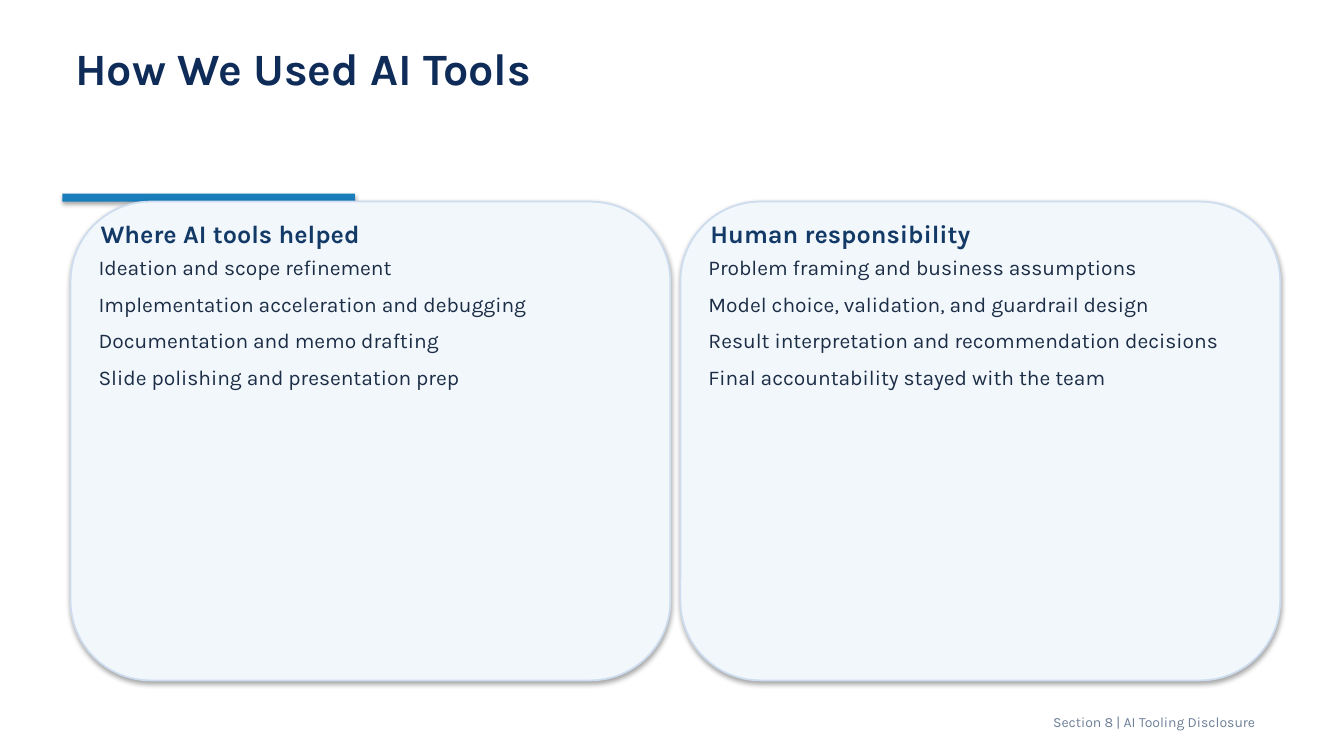
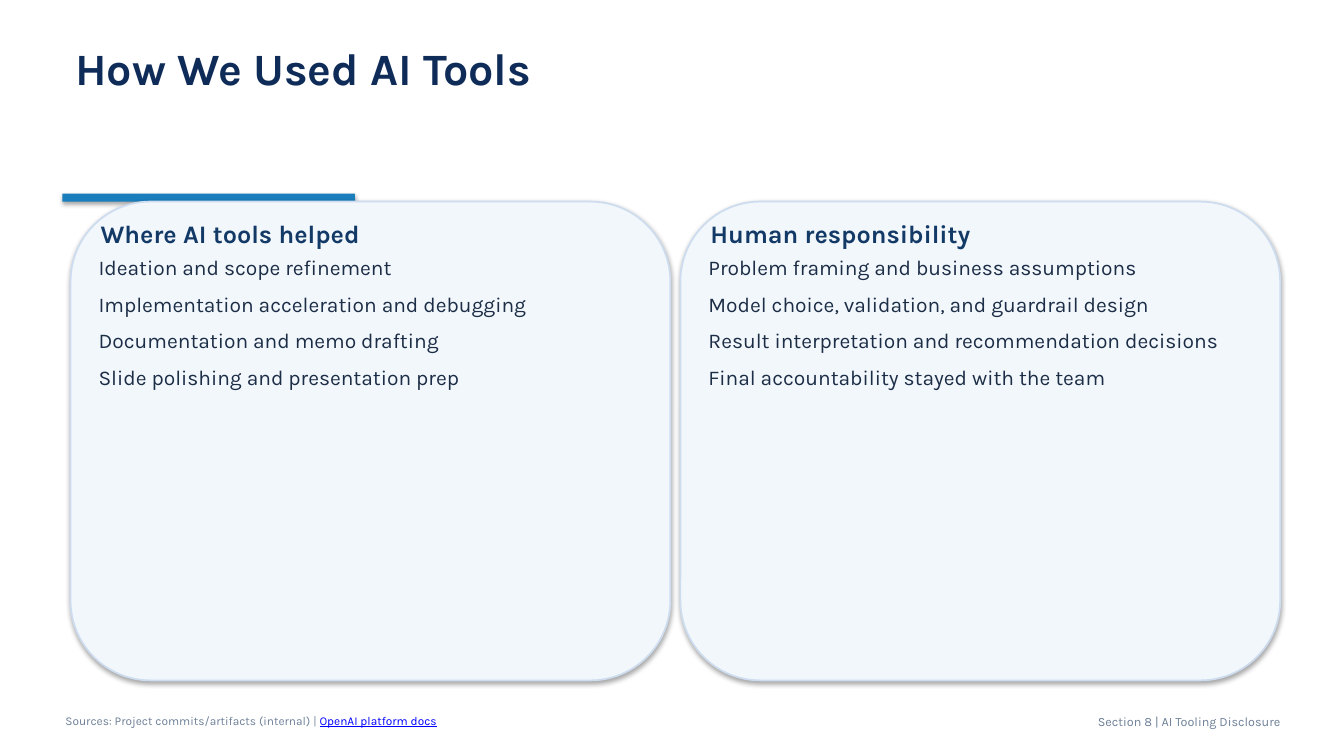
Before and after one commit to AliceEom/AI_MCN, a slide deck: slide 14 of slides/AI_MCN_Final_Presentation_EN.pptx. Drawn at 1344x756 pixels with LibreOffice and Linux fonts; fonts in the diff are those of the drawing. Boxes give left, top, right and bottom in pixels: in the first picture for what was removed or moved away, otherwise in the second. Text is boxed around its words. In the diff, an @@ line names an element or a change of style, - is before the commit and + after.

Commit message:
Expand research references and add per-slide source links

```diff
--- a/slides/AI_MCN_Final_Presentation_EN.pptx
+++ b/slides/AI_MCN_Final_Presentation_EN.pptx
@@ text added at <box>65,716,437,728</box>, 8.5 pt, text #6E8098 @@
+Sources: Project commits/artifacts (internal) | OpenAI platform docs
@@ text "Section 8 | AI Tooling ...": place and size @@
-text "Section 8 | AI Tooling ..." at <box>1053,717,1255,731</box>
+text "Section 8 | AI Tooling ..." at <box>1098,717,1280,729</box>
@@ text "Section 8 | AI Tooling ..." at <box>1098,717,1280,729</box>: size 10 to 9 pt @@
```
Also in this commit, not shown: 14 other slides changed, 2 other files.
